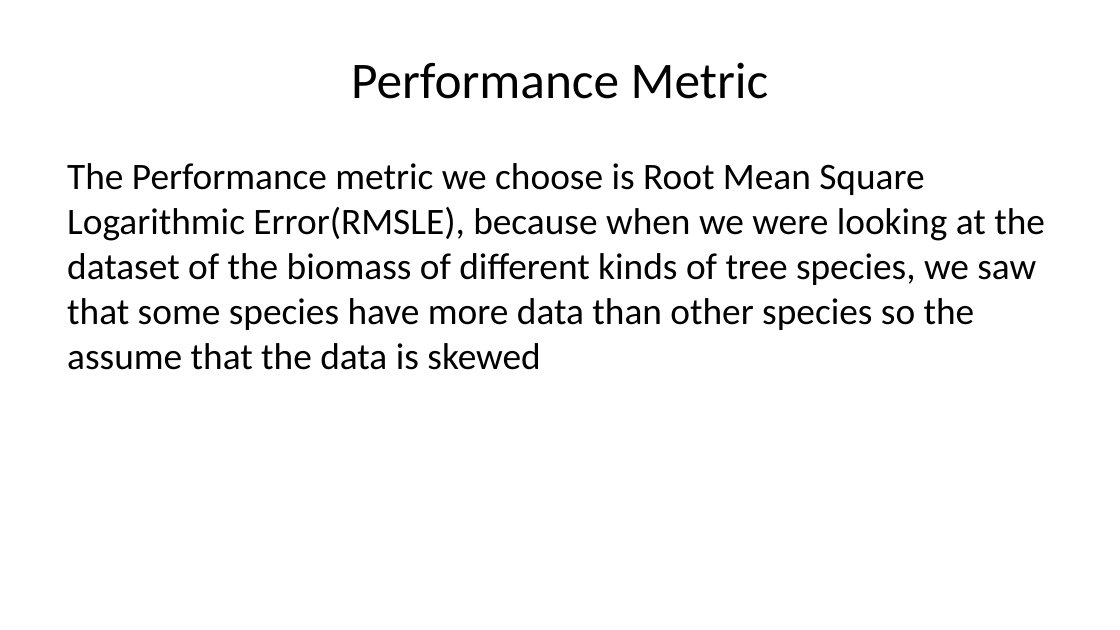
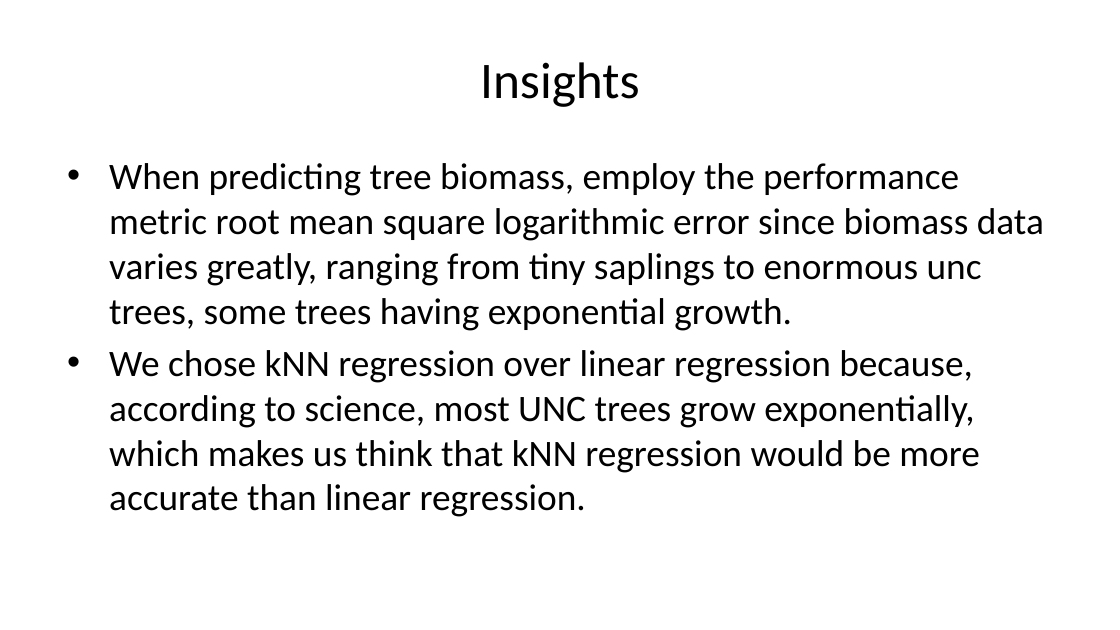
Before and after one commit to deancallahan25/Redwood-Analytics-Portfolio, a slide deck: slide 12 of Project-3/presentation.pptx. Drawn at 1120x630 pixels with LibreOffice and Linux fonts; fonts in the diff are those of the drawing. Boxes give left, top, right and bottom in pixels: in the first picture for what was removed or moved away, otherwise in the second. Text is boxed around its words. In the diff, an @@ line names an element or a change of style, - is before the commit and + after.

Commit message:
distributed the performance metric and add random things to make the 10 min mark

```diff
--- a/Project-3/presentation.pptx
+++ b/Project-3/presentation.pptx
@@ title at [480, 62, 639, 107]: text changed @@
-Performance Metric
+Insights
@@ text at [109, 163, 1044, 517]: text changed @@
-The Performance metric we choose is Root Mean Square Logarithmic Error(RMSLE), because when we were looking at the dataset of the biomass of different kinds of tree species, we saw that some species have more data than other species so the assume that the data is skewed
+• When predicting tree biomass, employ the performance metric root mean square logarithmic error since biomass data varies greatly, ranging from tiny saplings to enormous unc trees, some trees having exponential growth.
+• We chose kNN regression over linear regression because, according to science, most UNC trees grow exponentially, which makes us think that kNN regression would be more accurate than linear regression.
```
Also in this commit, not shown: 2 other slides changed, 2 slides added, 1 other file.
